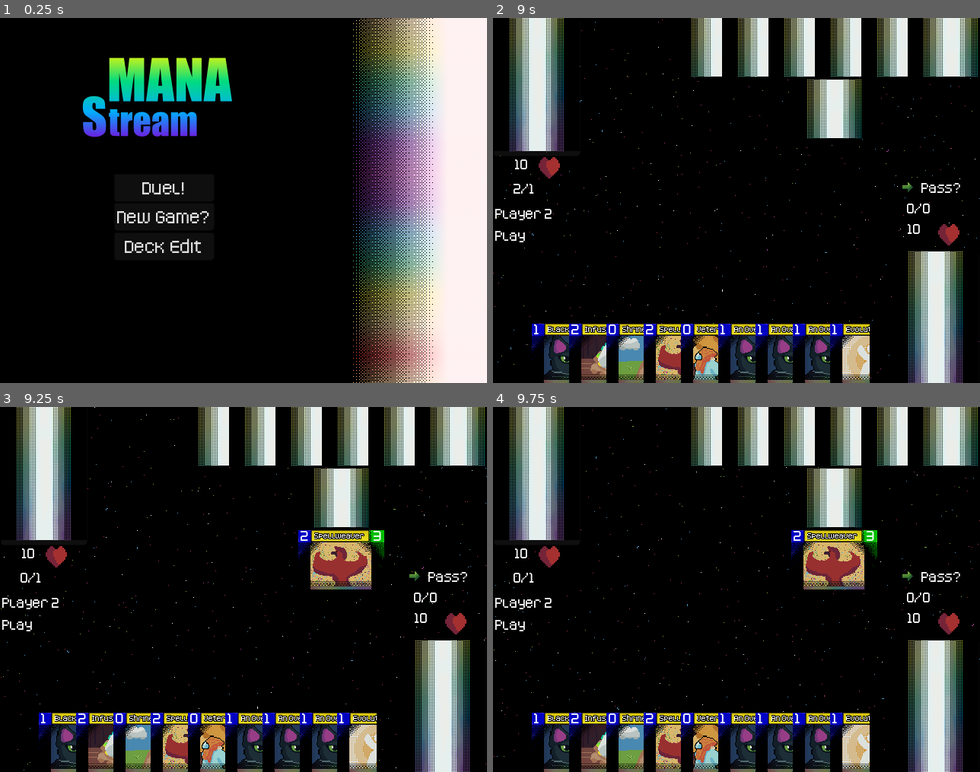
Above: before the commit, frames 1-4 (two rows, left to right).
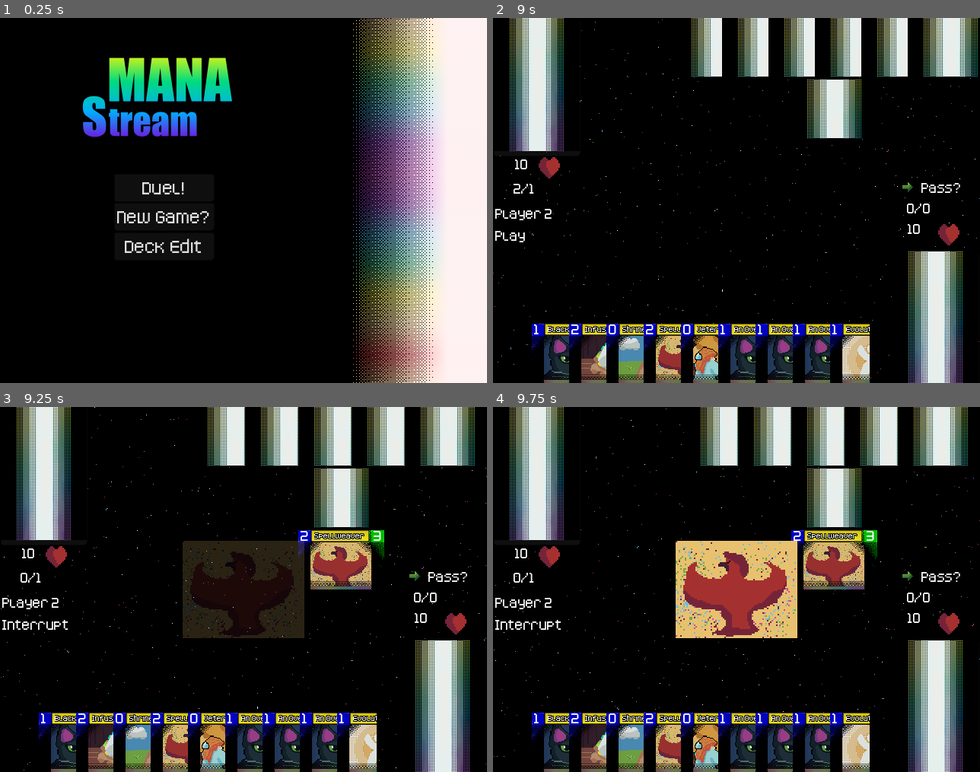
Above: after the commit, the same moments.

Repository: ColbySchexnayder/mana-stream
Game: Godot game, scene res://Scenes/titleScreen.tscn
The game is run twice, just before and just after one commit, with the same random seed, the same clock (stepped at 60 frames per second) and the same inputs.
Inputs (mouse positions are in pixels of both pictures, inside the frame that each line leads up to):
- Up to frame 1 (0.25 s): no input
- Up to frame 2 (9 s): click "New Game?" at 0.5 s; click (936, 317) at 1.25 s; click (536, 87) at 2 s; click "Pass?" at 2.75 s; click (936, 317) at 3.5 s; click (536, 87) at 4.25 s; click "Pass?" at 5 s; click (936, 317) at 5.75 s; click (536, 87) at 6.5 s; click "Pass?" at 7.25 s; move the mouse to (531, 353) at 8.02 s; press the mouse at (531, 353) at 8.03 s; move the mouse to (551, 353) at 8.77 s; release the mouse at (551, 353) at 8.78 s; click (551, 353) at 8.85 s
- Up to frame 3 (9.25 s): no input
- Up to frame 4 (9.75 s): move the mouse to (605, 742) at 9.52 s; hold Right mouse button (alternate) from 9.53 s (still down)

Frames 1-2 are identical in both runs. In frame 3, 13% of the frame differs, in the area x 0-100%, y 0-64%; in frame 4, 14%.

Commit message:
Cards with special effects now play an animation

Diff:
--- /dev/null
+++ b/Art/Animations/fade_in_out.tres
@@ -0,0 +1,4 @@
+[gd_resource type="Animation" format=3 uid="uid://dtxhkshtiihfm"]
+
+[resource]
+length = 3.0
--- a/Cards/Card.gd
+++ b/Cards/Card.gd
@@ -120,7 +120,8 @@
 	GmManager.emit_signal("_card_attack", self)
 
 func action() -> void:
-	pass
+	GmManager.emit_signal("_action", self)
+	await GmManager._anim_resolved
 
 func block() -> void:
 	card_info_animation.visible = true
--- a/Cards/Card.tscn
+++ b/Cards/Card.tscn
@@ -15,6 +15,40 @@
 [ext_resource type="Texture2D" uid="uid://dwavn4d1505jc" path="res://Art/passIcon.png" id="12_pmnv2"]
 [ext_resource type="PackedScene" uid="uid://u6e2sh0anf25" path="res://Art/Animations/card_info_animation.tscn" id="14_af8jt"]
 
+[sub_resource type="Animation" id="Animation_af8jt"]
+resource_name = "Fade"
+tracks/0/type = "bezier"
+tracks/0/imported = false
+tracks/0/enabled = true
+tracks/0/path = NodePath(".:modulate:a")
+tracks/0/interp = 1
+tracks/0/loop_wrap = true
+tracks/0/keys = {
+"handle_modes": PackedInt32Array(0, 0, 0, 0),
+"points": PackedFloat32Array(0, -0.15555556, -3.6666667, 0, 0, 1, -0.25, 0, 0.25, 0, 1, -0.3277778, 1, 0, 0, 0, -0.34444445, 0, 0, 0),
+"times": PackedFloat32Array(0, 2, 4, 6)
+}
+
+[sub_resource type="Animation" id="Animation_kwacb"]
+length = 0.001
+tracks/0/type = "bezier"
+tracks/0/imported = false
+tracks/0/enabled = true
+tracks/0/path = NodePath(".:modulate:a")
+tracks/0/interp = 1
+tracks/0/loop_wrap = true
+tracks/0/keys = {
+"handle_modes": PackedInt32Array(0),
+"points": PackedFloat32Array(0, -0.25, 0, 0.25, 0),
+"times": PackedFloat32Array(0)
+}
+
+[sub_resource type="AnimationLibrary" id="AnimationLibrary_kwacb"]
+_data = {
+&"Fade": SubResource("Animation_af8jt"),
+&"RESET": SubResource("Animation_kwacb")
+}
+
 [node name="Card" type="Control"]
 layout_mode = 3
 anchor_right = 0.177
@@ -324,8 +358,18 @@
 
 [node name="CardInfoAnimation" parent="." instance=ExtResource("14_af8jt")]
 visible = false
+modulate = Color(0, 1, 1, 0)
 position = Vector2(56, 47)
 scale = Vector2(4.0625, 4.0625)
+
+[node name="EffectAnimation" type="Sprite2D" parent="."]
+visible = false
+modulate = Color(1, 1, 1, 0)
+
+[node name="AnimationPlayer" type="AnimationPlayer" parent="EffectAnimation"]
+libraries = {
+&"": SubResource("AnimationLibrary_kwacb")
+}
 
 [connection signal="gui_input" from="." to="." method="_on_gui_input"]
 [connection signal="mouse_entered" from="." to="." method="_on_mouse_entered"]
--- a/Cards/CardScripts/BriarPatch.gd
+++ b/Cards/CardScripts/BriarPatch.gd
@@ -51,7 +51,7 @@
 #	6 player2summon,
 #	7 player2mana
 func action():
-
+	await super.action()
 
 	revealed = true
 	attackingCard.exhaust(attackingCard)
--- a/Cards/CardScripts/ManaRat.gd
+++ b/Cards/CardScripts/ManaRat.gd
@@ -39,6 +39,7 @@
 	super.resolve_summon()
 
 func action():
+	await super.action()
 	var conditions = {"tags" : ["Creature", "Familiar"], "cost" : 2}
 	var zones : Array[int]
 	if cardOwner == 1:
--- a/Cards/CardScripts/evolution.gd
+++ b/Cards/CardScripts/evolution.gd
@@ -27,7 +27,7 @@
 #	6 player2summon,
 #	7 player2mana
 func resolve_summon():
-
+	await super.action()
 	var conditions = {"tags" : ["Creature"], "revealed" : false}
 	var zones : Array[int]
 	if cardOwner == 1:
--- a/Cards/CardScripts/guardian_bear.gd
+++ b/Cards/CardScripts/guardian_bear.gd
@@ -16,6 +16,10 @@
 		GmManager.emit_signal("_request_field", self)
 		cost_text.text = str(cost)
 
+func summon() -> void:
+	if cost < baseCost:
+		await super.action()
+		super.summon()
 #	0 player1deck,
 #	1 player1hand,
 #	2 player1summon,
--- a/Cards/CardScripts/infused_egg.gd
+++ b/Cards/CardScripts/infused_egg.gd
@@ -26,6 +26,7 @@
 #	6 player2summon,
 #	7 player2mana
 func resolve_summon():
+	await super.action()
 	var conditions = {"tags" : ["Creature", "Familiar"]}
 	var zones : Array[int]
 	if cardOwner == 1:
--- a/Cards/CardScripts/shrine_of_the_forge.gd
+++ b/Cards/CardScripts/shrine_of_the_forge.gd
@@ -46,7 +46,7 @@
 #	6 player2summon,
 #	7 player2mana
 func action():
-
+	await super.action()
 	revealed = true
 
 	var conditions = {"target self" : false, "exhausted" : true, "name" : ["exclude" , cardName]}
--- a/Cards/CardScripts/shrine_of_the_traveler.gd
+++ b/Cards/CardScripts/shrine_of_the_traveler.gd
@@ -44,7 +44,7 @@
 #	6 player2summon,
 #	7 player2mana
 func action():
-
+	await super.action()
 	revealed = true
 
 	var conditions = {"target self" : false, "exhausted" : true, "name" : ["exclude" , cardName]}
--- a/Cards/CardScripts/spell_weaver_pheonix.gd
+++ b/Cards/CardScripts/spell_weaver_pheonix.gd
@@ -31,6 +31,7 @@
 	super.resolve_summon()
 
 func action():
+	await super.action()
 	var conditions = {"tags" : ["Spell"]}
 	var zones : Array[int]
 	if cardOwner == 1:
--- a/Cards/CardScripts/star_hawk.gd
+++ b/Cards/CardScripts/star_hawk.gd
@@ -22,6 +22,7 @@
 #NOTICE Tentatively @cause. 0: Resolving card. 1: from battle. 2:from card effect. 3. Cost not paid more to be added?
 func destroy(cause: int) -> void:
 	if cause == 1:
+		await super.action()
 		return
 
 	super.destroy(cause)
--- a/Cards/CardScripts/veterinarian.gd
+++ b/Cards/CardScripts/veterinarian.gd
@@ -41,6 +41,7 @@
 	GmManager.emit_signal("_interrupt", self)
 
 func action():
+	await super.action()
 	reveal()
 	GmManager.emit_signal("_shuffle", cardOwner)
 	GmManager.emit_signal("_draw", cardOwner)
--- a/Cards/PlayableCards/Briarpatch.tscn
+++ b/Cards/PlayableCards/Briarpatch.tscn
@@ -11,6 +11,7 @@
 texture = ExtResource("3_6e87h")
 
 [node name="CardInfoAnimation" parent="." index="4"]
+modulate = Color(1, 1, 1, 1)
 animation = &"AttackingAnimation"
 frame = 0
 frame_progress = 0.0
--- a/Cards/PlayableCards/ShrineOfTheForge.tscn
+++ b/Cards/PlayableCards/ShrineOfTheForge.tscn
@@ -11,6 +11,7 @@
 texture = ExtResource("3_2l4qm")
 
 [node name="CardInfoAnimation" parent="." index="4"]
+modulate = Color(1, 1, 1, 1)
 animation = &"AttackingAnimation"
 frame = 0
 frame_progress = 0.0
--- a/Cards/PlayableCards/Veterinarian.tscn
+++ b/Cards/PlayableCards/Veterinarian.tscn
@@ -11,6 +11,7 @@
 texture = ExtResource("3_deabr")
 
 [node name="CardInfoAnimation" parent="." index="4"]
+modulate = Color(1, 1, 1, 1)
 animation = &"AttackingAnimation"
 frame = 0
 frame_progress = 0.0
--- a/Cards/SpellCard.gd
+++ b/Cards/SpellCard.gd
@@ -21,6 +21,3 @@
 	if card.currentPosition == Card.position.IN_SUMMON:
 		print('success')
 		await destroy(0)
-# Called every frame. 'delta' is the elapsed time since the previous frame.
-func _process(delta: float) -> void:
-	pass
--- a/Scenes/Duel.tscn
+++ b/Scenes/Duel.tscn
@@ -15,6 +15,42 @@
 [ext_resource type="Texture2D" uid="uid://cxlnyx77yc0lh" path="res://Art/BackgroundScreenMonochromelight.png" id="12_lat0q"]
 [ext_resource type="AudioStream" uid="uid://dkyqewcth6rkp" path="res://Sfx/UI Audio/Audio/click3.ogg" id="13_8gp5r"]
 [ext_resource type="PackedScene" uid="uid://ds6i6kfdf8bu8" path="res://Art/Animations/phase_change_animation.tscn" id="14_w8i7p"]
+[ext_resource type="Texture2D" uid="uid://cqgbuaan4vy6m" path="res://Cards/CardArt/blackcat.png" id="16_jmbob"]
+
+[sub_resource type="Animation" id="Animation_jmbob"]
+resource_name = "Fade"
+length = 3.0
+tracks/0/type = "bezier"
+tracks/0/imported = false
+tracks/0/enabled = true
+tracks/0/path = NodePath(".:modulate:a")
+tracks/0/interp = 1
+tracks/0/loop_wrap = true
+tracks/0/keys = {
+"handle_modes": PackedInt32Array(1, 0, 0, 0),
+"points": PackedFloat32Array(0, -0.25, 0, 0.25, 0, 1, -0.33333334, -0.8333334, 0, 0, 1, -0.3111111, 0.33333334, 0, 0, 0, -0.36666667, 0.33333334, 0, 0),
+"times": PackedFloat32Array(0, 0.5, 2, 3)
+}
+
+[sub_resource type="Animation" id="Animation_6kaua"]
+length = 0.001
+tracks/0/type = "bezier"
+tracks/0/imported = false
+tracks/0/enabled = true
+tracks/0/path = NodePath(".:modulate:a")
+tracks/0/interp = 1
+tracks/0/loop_wrap = true
+tracks/0/keys = {
+"handle_modes": PackedInt32Array(0),
+"points": PackedFloat32Array(0, -0.25, 0, 0.25, 0),
+"times": PackedFloat32Array(0)
+}
+
+[sub_resource type="AnimationLibrary" id="AnimationLibrary_sgn6l"]
+_data = {
+&"Fade": SubResource("Animation_jmbob"),
+&"RESET": SubResource("Animation_6kaua")
+}
 
 [node name="Duel" type="Node2D"]
 script = ExtResource("1_ljhtk")
@@ -365,6 +401,16 @@
 position = Vector2(320, 240)
 animation = &"PlayNotice"
 
+[node name="EffectAnimation" type="Sprite2D" parent="."]
+visible = false
+modulate = Color(1, 1, 1, 0)
+texture = ExtResource("16_jmbob")
+
+[node name="AnimationPlayer" type="AnimationPlayer" parent="EffectAnimation"]
+libraries = {
+&"": SubResource("AnimationLibrary_sgn6l")
+}
+
 [connection signal="pressed" from="Control/P1Deck/P1DeckButton" to="." method="_on_p_1_deck_pressed"]
 [connection signal="pressed" from="Control/PassButton" to="." method="_on_pass_button_pressed"]
 [connection signal="pressed" from="Control/InterruptChoice/InterruptButton" to="." method="_on_interrupt_button_pressed"]
--- a/Scenes/duel.gd
+++ b/Scenes/duel.gd
@@ -1,4 +1,4 @@
-extends Node2D
+class_name Duel extends Node2D
 
 #region The field.
 #Easier to access arrays than getting children from the control nodes
@@ -84,12 +84,18 @@
 @onready var selection_list_area: TextureRect = $Control/SelectionListArea
 @onready var selection_list: ItemList = $Control/SelectionListArea/SelectionList
 
+@onready var effect_animation: Sprite2D = $EffectAnimation
+@onready var effect_animation_player: AnimationPlayer = $EffectAnimation/AnimationPlayer
+
+
 #endregion
 
 #Preloading necessary files
 const CLICK_3 = preload("res://Sfx/UI Audio/Audio/click3.ogg")
 const CAST_BUTTON = preload("res://Art/castButton.png")
 const SUMMON_BUTTON = preload("res://Art/summonButton.png")
+const FADE_IN_FADE_OUT = preload("uid://b7pxk8gcnsuvk")
+const FADE_IN_ANIM = preload("uid://dtxhkshtiihfm")
 
 #Signals only used within the duel script
 signal choice_made(num)
@@ -190,8 +196,11 @@
 
 	GmManager.connect("_draw", draw)
 	GmManager.connect("_shuffle", shuffle)
+	GmManager.connect("_action", action)
 	#endregion
 
+	effect_animation.position = get_viewport_rect().get_center()
+	effect_animation.scale *= 2
 	#Give AI mana for testing
 	#Needs to be done after signals are connected otherwise "card_to_mana" won't work
 	#player2hand[0].mana()
@@ -823,6 +832,14 @@
 		#GmManager.emit_signal("_interrupt_resolved")
 		return
 
+func action(card: Card):
+	effect_animation.texture = card.card_art.texture
+	effect_animation.visible = true
+
+	effect_animation_player.play("Fade")
+	await effect_animation_player.animation_finished
+
+	GmManager.emit_signal("_anim_resolved")
 
 #Draw test card. This will be disable eventually
 func _on_p_1_deck_pressed() -> void:
--- /dev/null
+++ b/Scripts/Fade_in_fade_out.tres
@@ -0,0 +1,6 @@
+[gd_resource type="Curve" format=3 uid="uid://b7pxk8gcnsuvk"]
+
+[resource]
+_limits = [0.0, 1.0, 0.0, 3.0]
+_data = [Vector2(0, 0), 0.0, 0.0, 0, 0, Vector2(1.1176472, 1), 0.0, 0.0, 0, 0, Vector2(2.2058825, 1), 0.0, 0.0, 0, 0, Vector2(3, 0.011235952), 0.0, 0.0, 0, 0]
+point_count = 4
--- a/Scripts/GMManager.gd
+++ b/Scripts/GMManager.gd
@@ -1,5 +1,7 @@
 extends Node
 class_name GMManager
+
+@warning_ignore_start("unused_signal")
 
 var Player1Deck : Array[String] = []
 var Player2Deck : Array[String] = []
@@ -26,6 +28,9 @@
 signal _clear_selection()
 
 signal _offer_selection(triggerCard: Card, zonesToSelect: Array[int], matchConditions: Dictionary)
+
+signal _action(card: Card)
+signal _anim_resolved
 
 signal _card_to_mana(card: Card)
 signal _card_exhaust(card: Card)
@@ -76,14 +81,14 @@
 	var deck : Array[String] = []
 	var cardFileName := ""
 
-	var count := 0
+
 	while true:
 		cardFileName = deckFile.get_line()
 		if cardFileName == "":
 			break
 
 		deck.push_back(cardFileName)
-		count += 1
+
 	deckFile.close()
 
 	return deck
Not shown: 1 places in Cards/Card.tscn that only renumber resources
Not shown: 1 places in Scenes/Duel.tscn that only renumber resources
